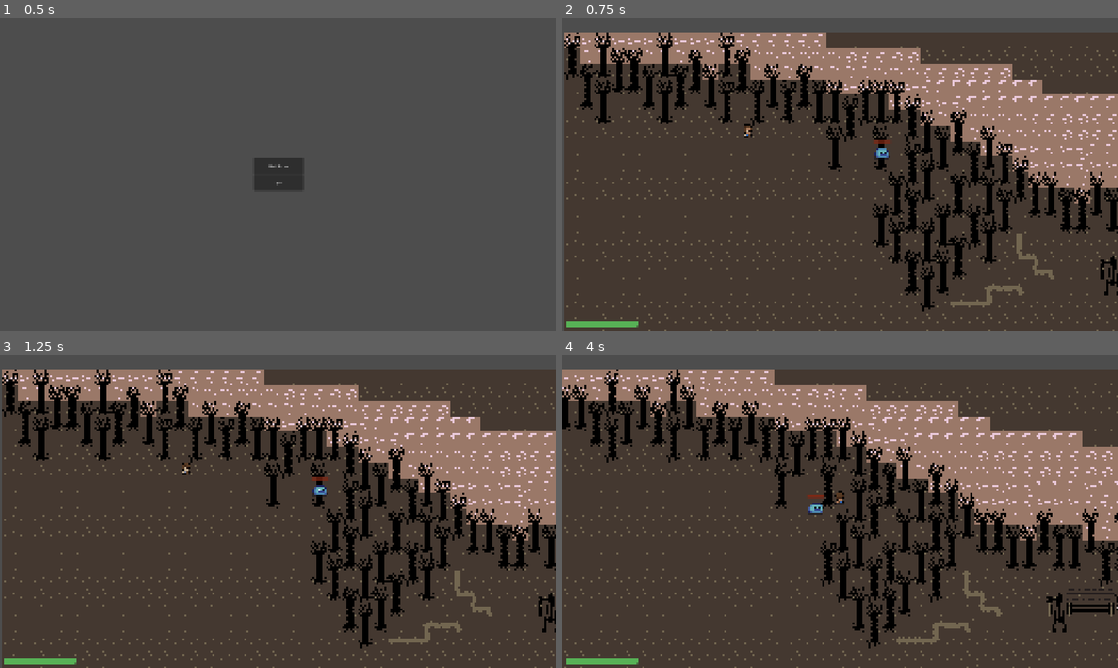
Above: before the commit, frames 1-4 (two rows, left to right).
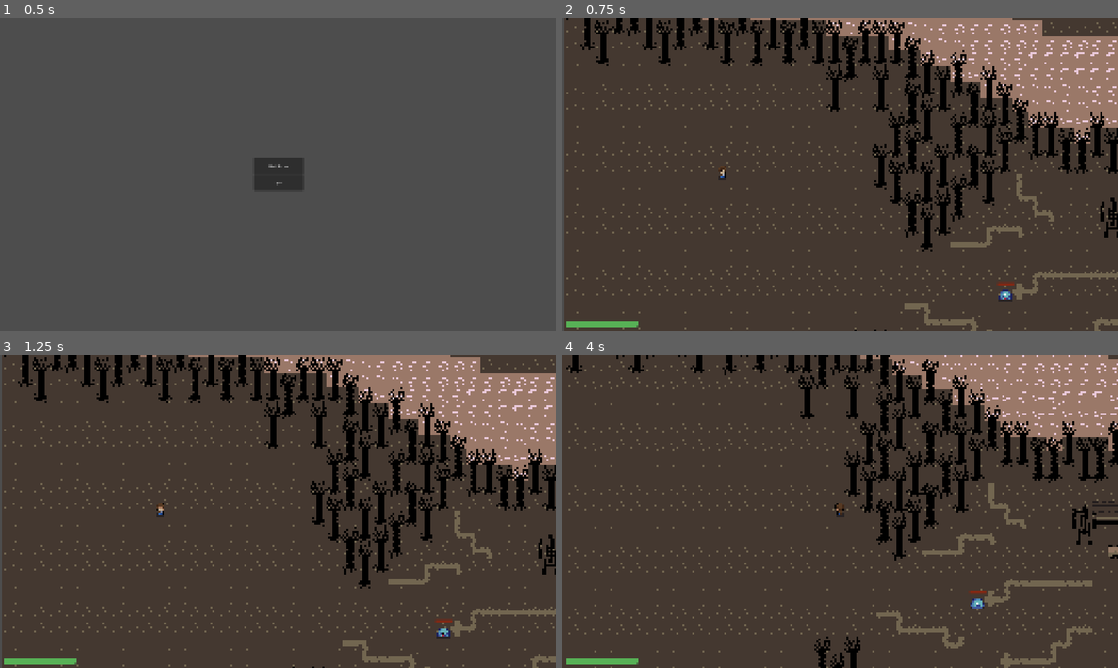
Above: after the commit, the same moments.

Repository: Isaac-Loc/Theta-Tau-Game
Game: Godot game, scene res://scenes/title_screen.tscn
The game is run twice, just before and just after one commit, with the same random seed, the same clock (stepped at 60 frames per second) and the same inputs.
Inputs:
- Up to frame 1 (0.5 s): no input
- Up to frame 2 (0.75 s): click "Start Game" at 0.5 s
- Up to frame 3 (1.25 s): no input
- Up to frame 4 (4 s): tap Enter at 1.25 s; hold Right (ui_right) 1.28-2.03 s; tap E (attack) at 1.35, 2.85 s; hold Down (ui_down) 2.03-2.78 s; tap Shift (sprint) at 2.1, 3.6 s; hold Right (ui_right) 2.78-3.53 s; hold Up (ui_up) from 3.53 s (still down)

Frame 1 is identical in both runs. In frame 2, 38% of the frame differs, in the area x 0-100%, y 0-100%; in frame 3, 38%; in frame 4, 45%.

Commit message:
map
map again

Diff:
--- a/theta-tau-game/scenes/player.tscn
+++ b/theta-tau-game/scenes/player.tscn
@@ -433,7 +433,7 @@
 }]
 
 [sub_resource type="CircleShape2D" id="CircleShape2D_qhqgy"]
-radius = 14.0
+radius = 16.7631
 
 [node name="player" type="CharacterBody2D"]
 z_index = 1
--- a/theta-tau-game/scenes/world.tscn
+++ b/theta-tau-game/scenes/world.tscn
@@ -775,21 +775,31 @@
 layer_0/name = "ground"
 layer_0/tile_data = PackedInt32Array(-65525, 458752, 12, -65526, 458752, 12, -65527, 458752, 12, -65528, 458752, 12, -6 …(56350 unchanged characters)…
 layer_1/name = "Layer1"
-layer_1/tile_data = PackedInt32Array(-65535, 983040, 11, 1,  …(16216 unchanged characters)… , 393234, 983040, 12, 458770, 983040, 13)
+layer_1/tile_data = PackedInt32Array(-65535, 983040, 11, 1,  …(16216 unchanged characters)… , 393234, 983040, 12, 458770, 983040, 13, 1048614, 2555904, 13, 1048615, 2621440, 13, 2031647, 2228224, 13, 2031648, 2293760, 13)
 layer_2/name = "ysortd"
 layer_2/z_index = 1
 layer_2/tile_data = PackedInt32Array(983082, 2621440, 9, 852003, 1376256, 8, 917539, 1376256, 9)
 
 [node name="enemy" parent="TileMap" instance=ExtResource("4_71j4m")]
-position = Vector2(345, 113)
+position = Vector2(473, 321)
 
 [node name="player" parent="." instance=ExtResource("4_k0juu")]
-position = Vector2(207, 89)
+position = Vector2(181, 192)
+
+[node name="CollisionShape2D" parent="player/player_hitbox" index="0"]
+position = Vector2(-5, -4)
 
 [node name="world_camera" parent="player" index="5"]
 limit_left = 16
-limit_top = -16
+limit_top = -15
 limit_right = 1120
 limit_bottom = 624
 
+[node name="barriers" type="StaticBody2D" parent="."]
+position = Vector2(8, -5)
+
+[node name="outerBorder" type="CollisionPolygon2D" parent="barriers"]
+position = Vector2(1, -2)
+polygon = PackedVector2Array(16, 27, 43, 85, 269, 86, 284, 130, 332, 129, 333, 200, 363, 253, 388, 273, 438, 241, 481, 191, 510, 177, 560, 193, 602, 192, 650, 222, 660, 228, 660, 246, 731, 248, 733, 220, 783, 222, 783, 255, 885, 257, 936, 256, 949, 272, 986, 273, 1005, 286, 1039, 306, 1086, 333, 1117, 356, 1117, 518, 1058, 459, 961, 450, 875, 465, 786, 489, 696, 476, 629, 496, 563, 511, 527, 498, 437, 496, 400, 451, 371, 388, 342, 354, 304, 360, 271, 459, 233, 511, 193, 528, 156, 495, 92, 495, 23, 509, 12, 17, 17, 172, -105, 575, -16, 691, 233, 706, 500, 670, 797, 696, 976, 707, 1086, 687, 1240, 605, 1265, 421, 1208, 281, 1208, 118, 1154, -5, 1001, -105, 618, -60, 314, -66, 131, -62, 52, -50, 16, 21)
+
 [editable path="player"]
